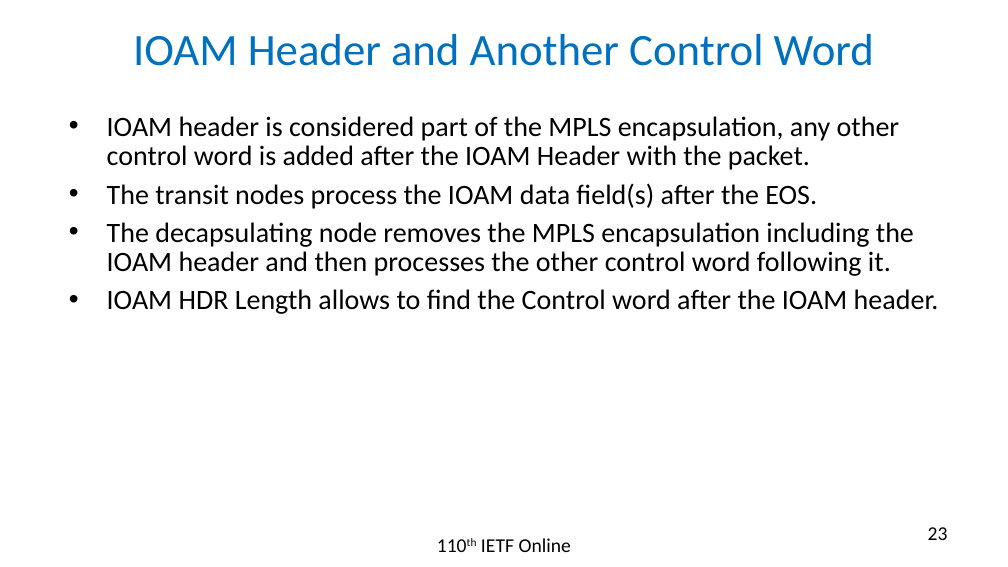
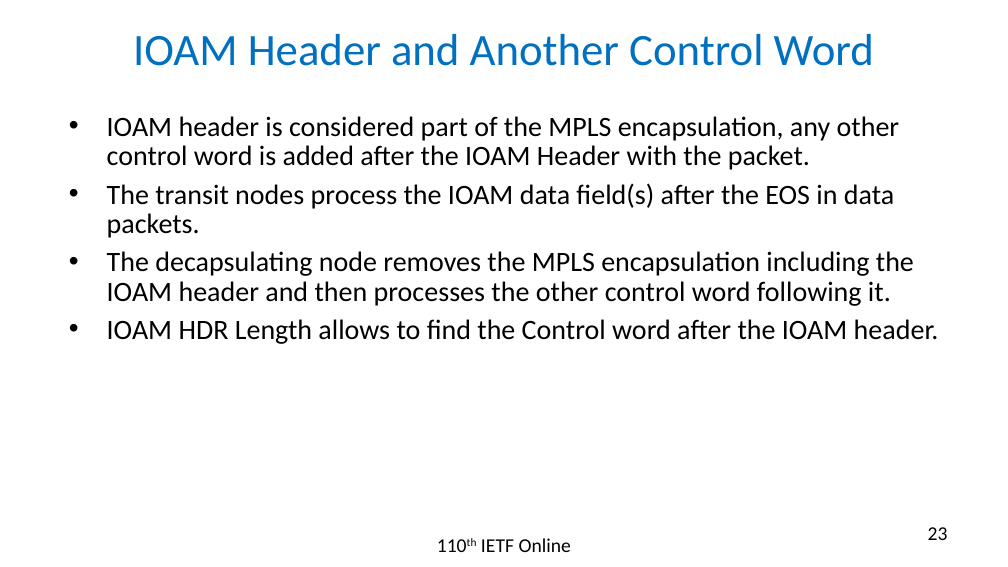
Before and after one commit to rakgandhi/ietf-slides, a slide deck: slide 23 of draft-gandhi-mpls-ioam-sr-05.pptx. Drawn at 1008x567 pixels with LibreOffice and Linux fonts; fonts in the diff are those of the drawing. Boxes give left, top, right and bottom in pixels: in the first picture for what was removed or moved away, otherwise in the second. Text is boxed around its words. In the diff, an @@ line names an element or a change of style, - is before the commit and + after.

```diff
--- a/draft-gandhi-mpls-ioam-sr-05.pptx
+++ b/draft-gandhi-mpls-ioam-sr-05.pptx
@@ text at <box>107,183,894,238</box>: text changed @@
-• The transit nodes process the IOAM data field(s) after the EOS.
+• The transit nodes process the IOAM data field(s) after the EOS in data packets.
```
Also in this commit, not shown: 3 other slides changed, 1 slide added, 1 slide removed, 1 other file.
